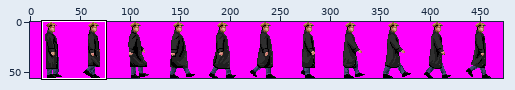
Edited in one commit: sprite sheet (spr_gk1.png). The picture above shows the old version from afar; the outline marks the close-up.
Close-up. Earlier state:
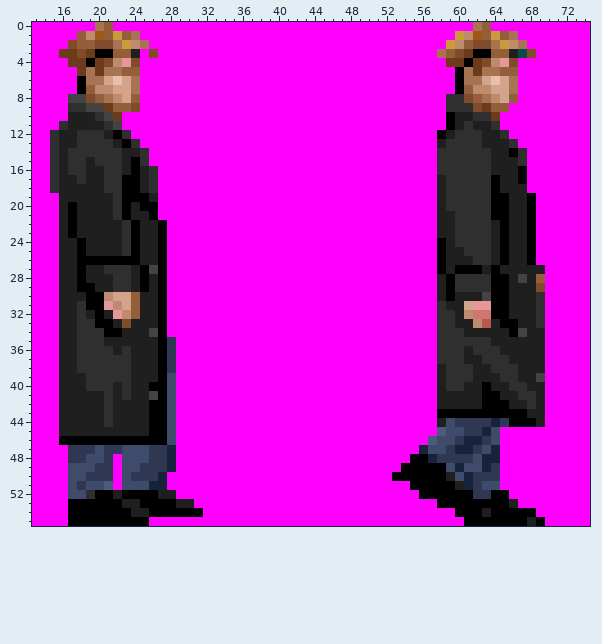
The file is 473x56 pixels. Shown: x 13..74, y 0..55. The commit also changed other parts of the picture, which this record leaves out.
The result:
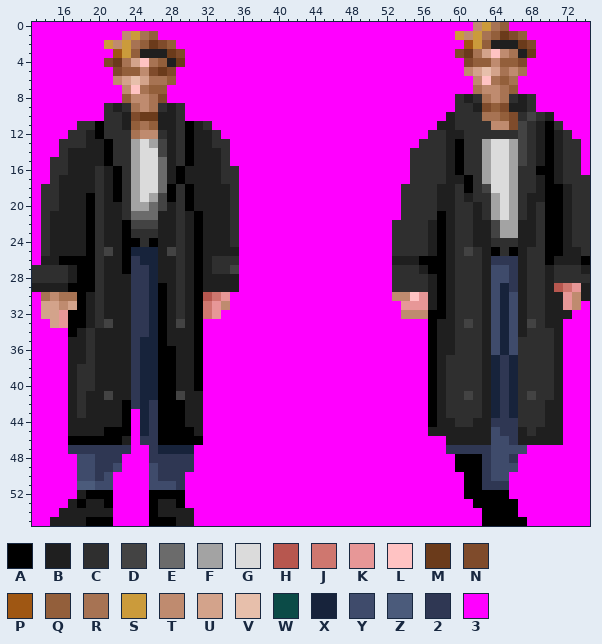
Palette (. is transparent): A #000000  B #1f1f1f  C #2f2f2f  D #434343  E #6b6b6b  F #a3a3a3  G #dbdbdb  H #b7574f  J #cf776f  K #e79797  L #ffc3c3  M #6b3b1b  N #7f4b2b  P #9f5713  Q #935f3b  R #a77353  S #cb9b3b  T #bf8b6f  U #d3a38b  V #e7bfab  W #0b4b47  X #17233b  Y #3f4b6b  Z #4b5b7b  2 #2f3753  3 #ff00ff
From old to new:
Changed rows in their new state; - is an unchanged pixel.
first column x 13:
 0 -------33----------------------------------------TSRQ---------
 1 -----33333TSRQ-----------------------------------SRQMNQ-------
 2 ----3333ST-RQMNQ------------------------------33PSQBBBMN------
 3 ---333333PSQBBBMN----------------------------33--RULTRBM------
 4 ----3333-MRULRQBM-----------------------------33NQQ-QQN-------
 5 -----3333N--TNMN-------------------------------3TUVURTR-------
 6 -----3333T-VURRQ-------------------------------33TLRQ---------
 7 -----33333TLRQQ--------------------------------33R-TRQ--------
 8 ----333333QTTRN-------------------------------3-BC--RCBC------
 9 ----3333CBCRTRCBC-----------------------------3--BN-NBBC------
10 ----3333CCBNMMBBC-----------------------------BCC-RRQNCDCB----
11 ---33CCA-CBQRQBBCABC-------------------------BBC-CCTTNDCBAC---
12 --33C-BACC-RTTCBCABBC-----------------------CC-B--CC-CDCBABC--
13 --3CC-BBACCFGFDBCABBCC---------------------CCCBA--FGGFDCBABCC-
14 --3CBBBBA-CFGGDBCABBBC--------------------CCC-BA--FGGFDCBABCC-
15 ---CBB-BA-CFGGEBCABBBC--------------------CCC-BA--FGGFDCBABCC-
16 ---CBB-CBACFGGEBABBBBCC-------------------CCC-BA--FGGFCCAABCC-
17 -----B-CBACFGGEBABBBBCC-------------------CCCCBBA-FGGFCCBABCCC
18 -C-----CBACFGGEACABBBBC------------------CCCC-B-A-DGGFCCBAABCC
19 -CC---AC-ACFGFDACABBBBC------------------CCCC-B-B--FGFCBBAABCC
20 -CC-B-AC-BCFFEDBCABBBBC------------------CCCC-B--B-FGFCBCAABCC
21 -CB-B-AC-BCEEEBBCBABBBC------------------CCCCA---B-FGFCBCAABCC
22 -CB-B-AC--ADDDBBCBABBBC-----------------CCCCBA---BBDFF-BCAABCC
23 -CB-B-AC--ACCCBBCBABBBC-----------------CCCCBA---BBDFF-BCAABCC
24 -CB--BAC--A-CABBCBABBBC-----------------CCCCB----BBCCC-BCAABCC
25 -CB--BACD-AXXXBDCBABBBB-----------------CCCCB--CD-BACA-CCAABBC
26 -BBAA--CBB-2XXBBCBABCCC-----------------BBBAA--CC-B222-CCABBBA
27 CCCC--ACBBA22XBBCBABCCD-----------------CCCBA--CCC-YY2-CCBCCCB
28 CCCC--AC-BB22XBBCBABBBB-----------------CCCCBAB---BYY2BCCBCCCC
29 BBB-A--C-BB22X-BCBABBBB-----------------CCCCBAB---BYX2-CCBHJKB
30 -RTRRABCBBB22X-BCBAHJK------------------TTLKBABCCCBYXY-C-BBKTB
31 -UUTUABCBBB22X-BCBAJKT-------------------KKKBA-CCCBYXY-C-BBKT-
32 -UUKAA-C-BB22X-BCBAJK--------------------TTTAABCCCBYXY-C-BBB--
33 --UKAABCD-B22X-BDBA-------------------------ABBCDCBYXY-D-BB---
34 ---3AB-BBB-22X-BBBA-------------------------ABB-CC-YXYBCCCB---
35 ---3-B-B---2XX-BBBA-------------------------ABB---BYXYCCCCB---
36 ---3-B-BB-B2XX-ABBA-------------------------ABB-C-BYXYCCCCB---
37 ---3-B-BBBB2XX-ABBA-------------------------AB--CCBX2XCCCCB---
38 ---3---BBBB2XX-ABBA-------------------------A----C-X2XCCCCB---
39 ---3-C-BBBB2XX-ABBA-------------------------A----C-X2XCCCCB---
40 ---3-C-BB-B2XX-ABBA-------------------------A---CCBX2X-CCCB---
41 ---3-C--D-B2XX-ADBB-------------------------A-CCDCBX2X-DCCB---
42 ---3-C--B-A2X2-AABB-------------------------A-CCCCBX2XC-CBB---
43 ---3-C--B-A3X2-AABB-------------------------ABCCCCBX2XCCCBB---
44 ---3----B-A3X2-AABB-------------------------A-BCCBB2-2CCCBB---
45 ---3----AAA3X2-AAAB-------------------------BBBBBBB-22BCBBB---
46 ---3------B322-AAAA-------------------------33BBBBB-Y2BBBBB---
47 -------2--233-X-XX-------------------------333-22-2YYYY-------
48 ----3Y-2-2333--222------------------------33333AAA2YY2--------
49 ----3----Y333Y-222-----------------------333333AAA2YYY--------
50 ----3-Y-Y-333Y222-----------------------33333333AA-YY---------
51 ----3ZZ-Y-333YYY2-------------------------333333AA222---------
52 ----3BA--3333-AAA--------------------------33333-AA-----------
53 ----B-BB-3333-BBA3---------------------------3333----A--------
54 ---BBBBBB3333-BBBB3----------------------------333A---33------
55 --BBBB---3333AAABB------------------------------33-----33-----
Where, in picture pixels (left, top, right, bottom), the same in both close-ups:
changed: (32, 22, 239, 526)
changed: (392, 22, 590, 526)
